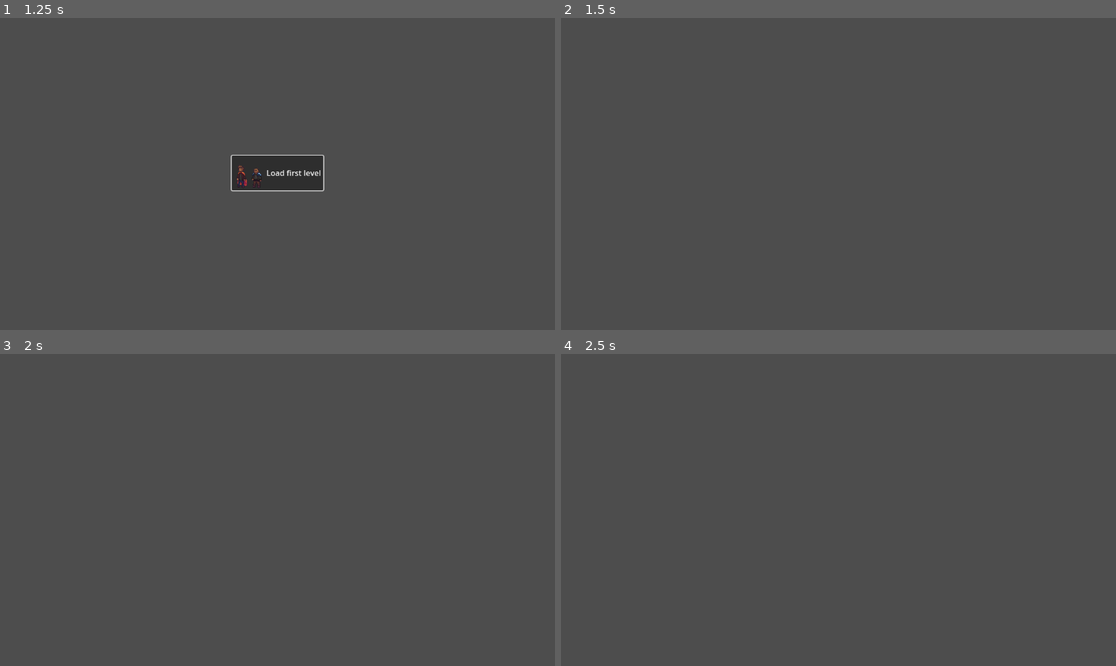
Above: before the commit, frames 1-4 (two rows, left to right).
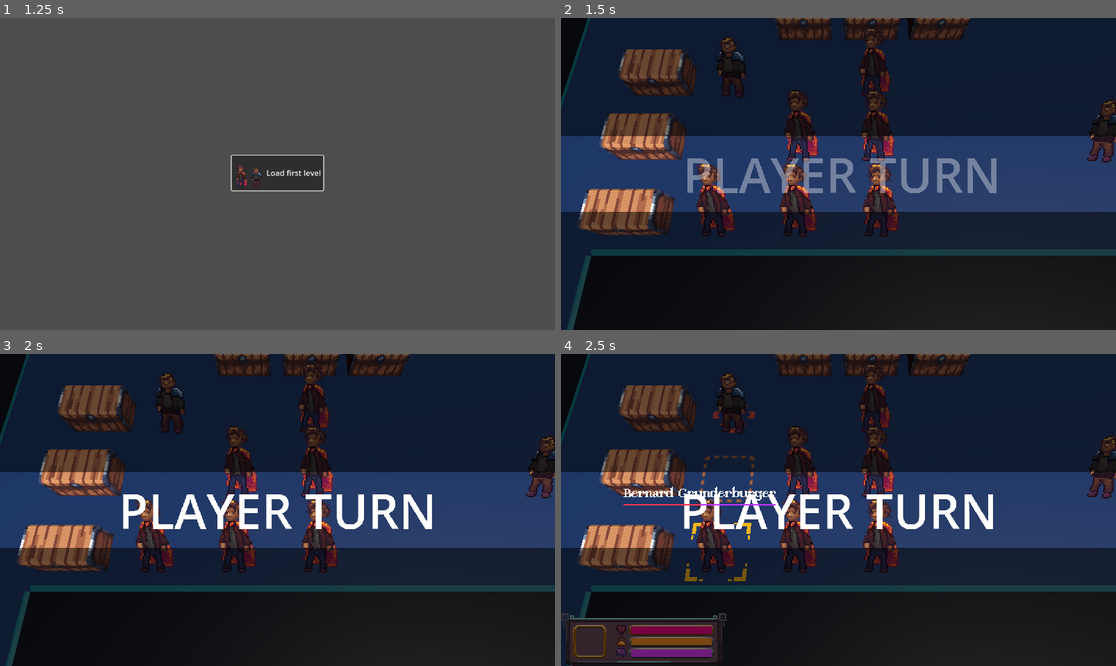
Above: after the commit, the same moments.

Repository: alanhaugen/bachelor-inn
Game: Godot game, scene res://scenes/UI/mainmenu.tscn
Two runs of this game, one before a commit and one after it. Both use one fixed random seed, a clock stepped at 60 frames per second and the inputs below.
Inputs (mouse positions are in pixels of both pictures, inside the frame that each line leads up to):
- Up to frame 1 (1.25 s): move the mouse to (399, 158) at 0.52 s; hold Right (pan_right) from 0.53 s (still down); hold Mouse wheel down (zoom_in) from 0.53 s (still down); click (399, 158) at 0.67 s
- Up to frame 2 (1.5 s): release Right (pan_right) at 1.25 s; release Mouse wheel down (zoom_in) at 1.25 s; click "Load first level" at 1.25 s
- Up to frame 3 (2 s): no input
- Up to frame 4 (2.5 s): drag from (727, 525) to (810, 572) at 2.02 s

Frame 1 is identical in both runs. In frame 2, 100% of the frame differs, in the area x 0-100%, y 0-100%; in frame 3, 100%; in frame 4, 100%.
Error before the commit: Parse Error: Could not parse global class "Move" from "res://scripts/combat/move.gd". (res://scripts/combat/map.gd:53)

Commit message:
Save game now created when game starts

Diff:
--- a/scripts/combat/map.gd
+++ b/scripts/combat/map.gd
@@ -33,6 +33,7 @@
 var move_popup: Control;
 var stat_popup_player: Control;
 var stat_popup_enemy: Control;
+var completed_moves :Array[Move];
 
 
 const STATS_POPUP = preload("res://scenes/ui/Pop_Up_WIP.tscn")
@@ -572,6 +573,7 @@
 			selected_unit = null;
 			active_move = moves_stack.pop_front();
 			active_move.execute();
+			completed_moves.append(active_move);
 
 			if (moves_stack.is_empty() == false and moves_stack.front().is_attack == false):
 				a_star(moves_stack.front().start_pos, moves_stack.front().end_pos, false);
--- a/scripts/combat/move.gd
+++ b/scripts/combat/move.gd
@@ -20,7 +20,8 @@
 var character2: Character = null; ## The character being attacked
 
 
-func save(json_file_path: String) -> void:
+func save(json_file_path: String) -> String:
+	return "";
 	#var save_file: Object = FileAccess.open(json_file_path, FileAccess.WRITE);
 	#save_file
 	#save_file.close();
--- a/scripts/main.gd
+++ b/scripts/main.gd
@@ -18,6 +18,9 @@
 
 ## Reference to the GUI
 var gui: Control;
+
+## Save file
+@onready var save: SaveGame = SaveGame.new();
 #endregion
 
 #region: --- Methods ---
--- /dev/null
+++ b/scripts/save_game.gd
@@ -0,0 +1,78 @@
+class_name SaveGame
+extends Resource
+
+const SAVE_GAME_PATH := "user://noblenights_saves.tres";
+
+## Use this to detect old player save files and update them
+@export var version := 1;
+
+@export var map_name := "";
+
+
+func create_new_save_data() -> void:
+	var save_file: Object = FileAccess.open(SAVE_GAME_PATH, FileAccess.WRITE);
+
+	var saves: Array[String];
+
+	saves.append("Slot 0");
+	saves.append("Slot 1");
+	saves.append("Slot 2");
+
+	var json_string: String = JSON.stringify(saves);
+
+	save_file.store_string(json_string);
+
+	save_file.close();
+
+
+func write(save_slot :int) -> void:
+	var save_file: Object = FileAccess.open(SAVE_GAME_PATH, FileAccess.WRITE)
+	var moves: Array[Move] = Main.level.moves;
+	for move: Move in moves:
+		# Check the node has a save function.
+		if !move.has_method("save"):
+			print("node '%s' is missing a save() function, skipped" % move.name)
+			continue
+
+		# Call the node's save function.
+		var move_data: String = move.call("save")
+
+		# JSON provides a static method to serialized JSON string.
+		var json_string: String = JSON.stringify(move_data);
+
+		# Store the save dictionary as a new line in the save file.
+		save_file.store_line(json_string);
+	save_file.close();
+
+
+func read(save_slot: int) -> bool:
+	if not FileAccess.file_exists(SAVE_GAME_PATH):
+		return false; # Error! We don't have a save to load.
+
+	var save_file: Object = FileAccess.open(SAVE_GAME_PATH, FileAccess.READ);
+	while save_file.get_position() < save_file.get_length():
+		var json_string: String = save_file.get_line();
+
+		# Creates the helper class to interact with JSON.
+		var json: JSON = JSON.new()
+
+		# Check if there is any error while parsing the JSON string, skip in case of failure.
+		var parse_result: Error = json.parse(json_string)
+		if not parse_result == OK:
+			print("JSON Parse Error: ", json.get_error_message(), " in ", json_string, " at line ", json.get_error_line())
+			continue
+
+		# Get the data from the JSON object.
+		var node_data: Variant = json.data;
+
+		# Firstly, we need to create the object and add it to the tree and set its position.
+		#var new_object = load(node_data["filename"]).instantiate()
+		#get_node(node_data["parent"]).add_child(new_object)
+		#new_object.position = Vector2(node_data["pos_x"], node_data["pos_y"])
+
+		# Now we set the remaining variables.
+		#for i in node_data.keys():
+		#	if i == "filename" or i == "parent" or i == "pos_x" or i == "pos_y":
+		#		continue
+		#	new_object.set(i, node_data[i])
+	return true;
--- a/scripts/savegame.gd
+++ /dev/null
@@ -1,19 +0,0 @@
-class_name SaveGame
-extends Resource
-
-const SAVE_GAME_PATH := "user://save.tres";
-
-## Use this to detect old player save files and update them
-@export var version := 1;
-
-@export var map_name := "";
-
-
-func save() -> void:
-	pass;
-
-
-func read(save_slot: int) -> void:
-	if save_slot == 0:
-		pass;
-	pass;
--- a/scripts/stats/unit.gd
+++ b/scripts/stats/unit.gd
@@ -29,22 +29,22 @@
 @export var unit_name :String = "Bernard Grunderburger"; ## Unit name
 @export var speciality :Speciality = Speciality.Fighter; ## Unit speciality
 
-@export var health :int       = 4;    ## Unit health
-@export var strength :int     = 4;    ## Damage with weapons
-@export var movement :int     = 4;    ## Movement range
-@export var mind :int         = 4;    ## Mind reduces sanity loss from combat or other events
-@export var speed :int        = 4;    ## Speed is chance to Avoid = (Speed x 3 + Luck) / 2
-@export var agility :int      = 4;    ##
-@export var focus :int        = 4;    ##
-
-@export var endurance :int    = 4;    ##
-@export var defense :int      = 4;    ## Lowers damage of weapon attacks
-@export var resistence :int   = 4;    ## Lowers damage of magic attacks
-@export var luck  :int        = 4;    ## Affects many other skills
-@export var intimidation :int = 4;    ## How the unit affects sanity in battle.
-@export var skill :int        = 4;    ## Chance to hit critical.
-@export var magic :int        = 4;    ## Damage with magic
-@export var weapon :Weapon    = null; ## Weapon held by unit
+@export var health :int = 4; ## Unit health
+@export var strength :int = 4; ## Damage with weapons
+@export var movement :int = 4; ## Movement range
+@export var mind :int = 4; ## Mind reduces sanity loss from combat or other events
+@export var speed :int = 4; ## Speed is chance to Avoid = (Speed x 3 + Luck) / 2
+@export var agility :int = 4; ## Agility increases the evasion and hit rate of a unit
+@export var focus :int = 4; ## Focus increases hit rate and crit rate of a unit. It also increases defense against sanity attacks
+
+@export var endurance :int = 4; ##
+@export var defense :int = 4; ## Lowers damage of weapon attacks
+@export var resistence :int = 4; ## Lowers damage of magic attacks
+@export var luck  :int = 4; ## Affects many other skills
+@export var intimidation :int = 4; ## How the unit affects sanity in battle.
+@export var skill :int = 4; ## Chance to hit critical.
+@export var magic :int = 4; ## Damage with magic
+@export var weapon :Weapon = null; ## Weapon held by unit
 #endregion
 
 @export var experience : int  = 0 : set = _set_experience;
--- a/scripts/ui/main_menu.gd
+++ b/scripts/ui/main_menu.gd
@@ -15,6 +15,16 @@
 	Main.gui = gui;
 	Main.world = world;
 
+	print(OS.get_data_dir());
+
+	var success:bool = Main.save.read(0);
+
+	if success:
+		print("loaded save");
+	else:
+		print("loading save failed. Creating new save");
+		Main.save.create_new_save_data();
+
 	# Set focus on the first button
 	levelButton.grab_focus();
 #endregion
Renamed: scripts/savegame.gd.uid -> scripts/save_game.gd.uid
